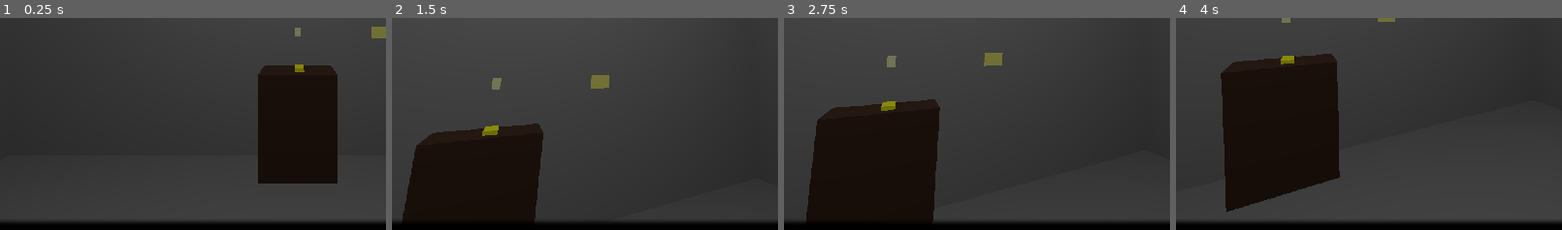
Above: before the commit, frames 1-4 (left to right).
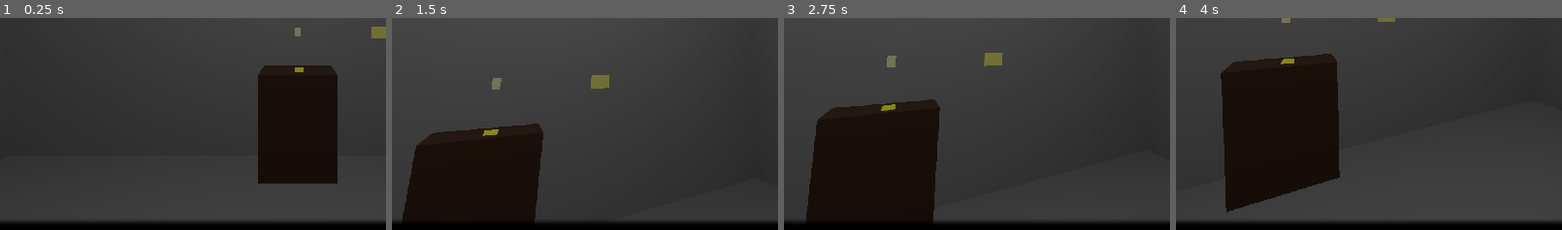
Above: after the commit, the same moments.

Repository: kaikzyx/ermo
Game: Godot game, scene res://source/core/main_ui.tscn
The game is run twice, just before and just after one commit, with the same random seed, the same clock (stepped at 60 frames per second) and the same inputs.
Inputs (mouse positions are % of the whole screen's width and height, from its top left):
- Up to frame 1 (0.25 s): no input
- Up to frame 2 (1.5 s): click (95, 10) at 0.5 s; click (95, 22) at 1.27 s
- Up to frame 3 (2.75 s): click (95, 33) at 2.02 s
- Up to frame 4 (4 s): click (95, 44) at 2.77 s; click (95, 56) at 3.52 s
The pictures show only the part of the screen within x 7-57%, y 50-100%; the shares and areas given below are measured in that part.

The runs differ from the first frame. In frame 1, less than 0.1% of the frame differs, in the area x 76-79%, y 21-26%; in frame 2, 0.1%, in the area x 23-28%, y 50-56%; in frame 3, 0.1%; in frame 4, 0.1%.

Commit message:
Added check to not allow inventory to have two identical items.

Diff:
--- a/source/inventory/inventory.gd
+++ b/source/inventory/inventory.gd
@@ -14,6 +14,9 @@
 	_slots.resize(minimum_slots)
 
 func insert(item: Item) -> void:
+	# Verify if item already exists on inventory.
+	assert(not _slots.has(item), "The inventory must not contain identical items.")
+
 	# Try to fill existing empty slots first.
 	for index in _slots.size():
 		if _slots[index] == null:
--- a/source/map/map.tscn
+++ b/source/map/map.tscn
@@ -37,39 +37,3 @@
 [node name="Key" parent="." instance=ExtResource("6_hk1ym")]
 transform = Transform3D(-4.37114e-08, -1, 0, 1, -4.37114e-08, 0, 0, 0, 1, 0.0174439, 1.28778, -3.20373)
 item = ExtResource("7_6eg0r")
-
-[node name="Key2" parent="." instance=ExtResource("6_hk1ym")]
-transform = Transform3D(-4.37114e-08, -1, 0, 1, -4.37114e-08, 0, 0, 0, 1, 0.0174439, 1.28778, -3.20373)
-item = ExtResource("7_6eg0r")
-
-[node name="Key3" parent="." instance=ExtResource("6_hk1ym")]
-transform = Transform3D(-4.37114e-08, -1, 0, 1, -4.37114e-08, 0, 0, 0, 1, 0.0174439, 1.28778, -3.20373)
-item = ExtResource("7_6eg0r")
-
-[node name="Key4" parent="." instance=ExtResource("6_hk1ym")]
-transform = Transform3D(-4.37114e-08, -1, 0, 1, -4.37114e-08, 0, 0, 0, 1, 0.0174439, 1.28778, -3.20373)
-item = ExtResource("7_6eg0r")
-
-[node name="Key5" parent="." instance=ExtResource("6_hk1ym")]
-transform = Transform3D(-4.37114e-08, -1, 0, 1, -4.37114e-08, 0, 0, 0, 1, 0.0174439, 1.28778, -3.20373)
-item = ExtResource("7_6eg0r")
-
-[node name="Key6" parent="." instance=ExtResource("6_hk1ym")]
-transform = Transform3D(-4.37114e-08, -1, 0, 1, -4.37114e-08, 0, 0, 0, 1, 0.0174439, 1.28778, -3.20373)
-item = ExtResource("7_6eg0r")
-
-[node name="Key7" parent="." instance=ExtResource("6_hk1ym")]
-transform = Transform3D(-4.37114e-08, -1, 0, 1, -4.37114e-08, 0, 0, 0, 1, 0.0174439, 1.28778, -3.20373)
-item = ExtResource("7_6eg0r")
-
-[node name="Key8" parent="." instance=ExtResource("6_hk1ym")]
-transform = Transform3D(-4.37114e-08, -1, 0, 1, -4.37114e-08, 0, 0, 0, 1, 0.0174439, 1.28778, -3.20373)
-item = ExtResource("7_6eg0r")
-
-[node name="Key9" parent="." instance=ExtResource("6_hk1ym")]
-transform = Transform3D(-4.37114e-08, -1, 0, 1, -4.37114e-08, 0, 0, 0, 1, 0.0174439, 1.28778, -3.20373)
-item = ExtResource("7_6eg0r")
-
-[node name="Key10" parent="." instance=ExtResource("6_hk1ym")]
-transform = Transform3D(-4.37114e-08, -1, 0, 1, -4.37114e-08, 0, 0, 0, 1, 0.0174439, 1.28778, -3.20373)
-item = ExtResource("7_6eg0r")
